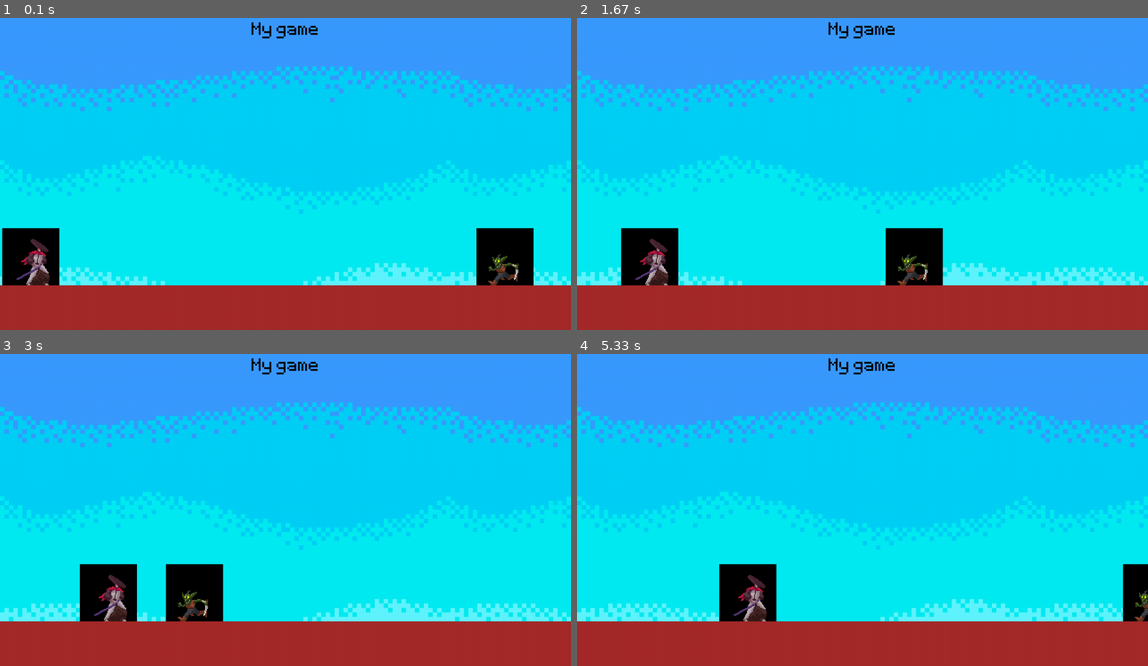
Above: before the commit, frames 1-4 (two rows, left to right).
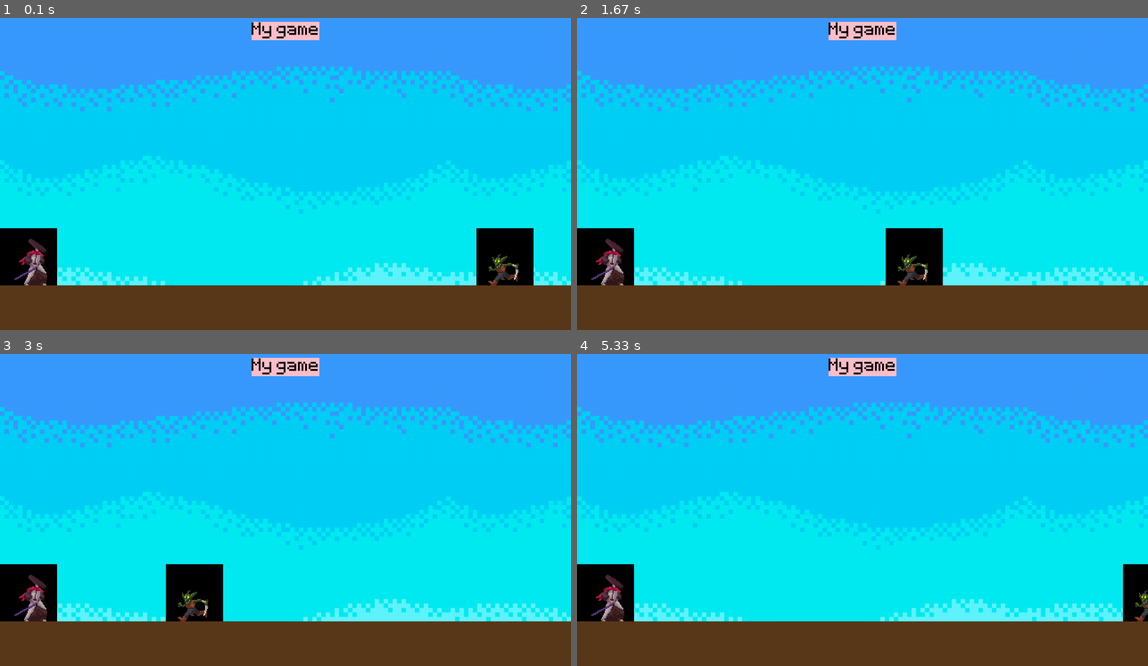
Above: after the commit, the same moments.

Repository: Mandowwow/pygame-endless-runner
Game: pygame game, started from main.py
The game is run twice, just before and just after one commit, with the same random seed, the same clock (stepped at 60 frames per second) and the same inputs.
Inputs:
- Up to frame 1 (0.1 s): no input
- Up to frame 2 (1.67 s): no input
- Up to frame 3 (3 s): no input
- Up to frame 4 (5.33 s): no input

The runs differ from the first frame. In frame 1, 15% of the frame differs, in the area x 0-100%, y 1-100%; in frame 2, 18%; in frame 3, 19%; in frame 4, 19%.

Commit message:
Drawing using rect and using hexcolors

Diff:
--- a/main.py
+++ b/main.py
@@ -18,7 +18,7 @@
 sky_surface = pygame.image.load(image_path).convert_alpha()
 
 ground_surface = pygame.Surface((1280, 200))
-ground_surface.fill('Brown')
+ground_surface.fill('#5a391b')
 
 score_surf = test_font.render('My game', False, 'Black')
 score_rect = score_surf.get_rect(center = (640, 50))
@@ -42,10 +42,13 @@
 
     screen.blit(sky_surface, (0,0))
     screen.blit(ground_surface, (0,620))
+    pygame.draw.rect(screen, 'Pink', score_rect)
+    pygame.draw.rect(screen, 'Pink', score_rect, 6)
+    #pygame.draw.line(screen, 'Gold', (0,0), pygame.mouse.get_pos(), 10)
     screen.blit(score_surf, score_rect)
 
     screen.blit(hero_surface, hero_rect)
-    hero_rect.left += 1
+    #hero_rect.left += 1
     screen.blit(goblin_surface, goblin_rect)
     goblin_rect.right -= 4
     if goblin_rect.left < -128: goblin_rect.left = 1280
